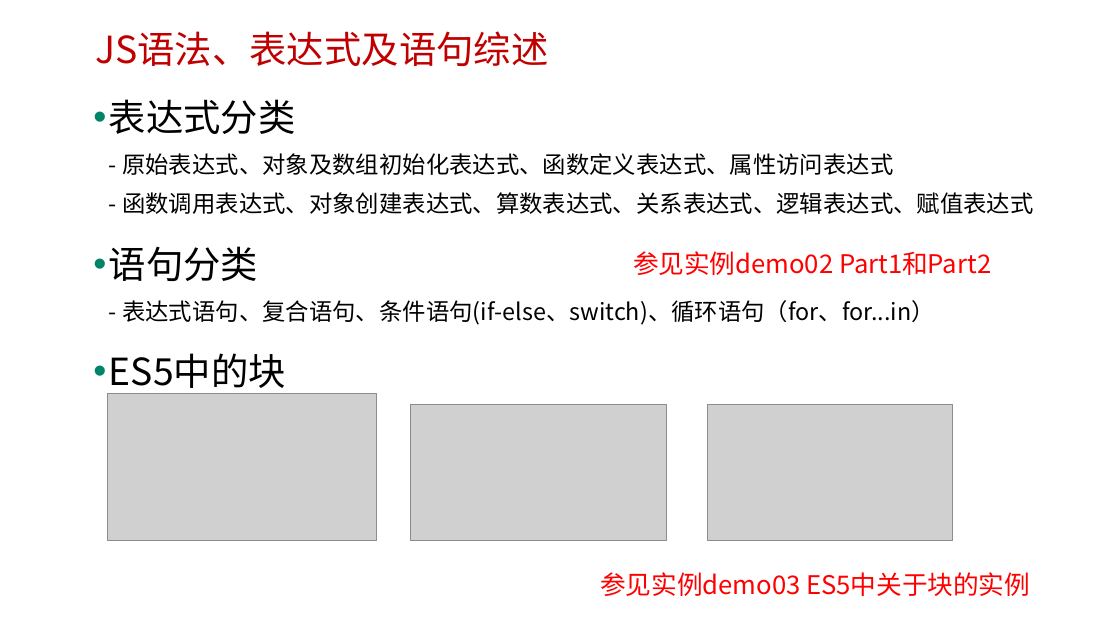
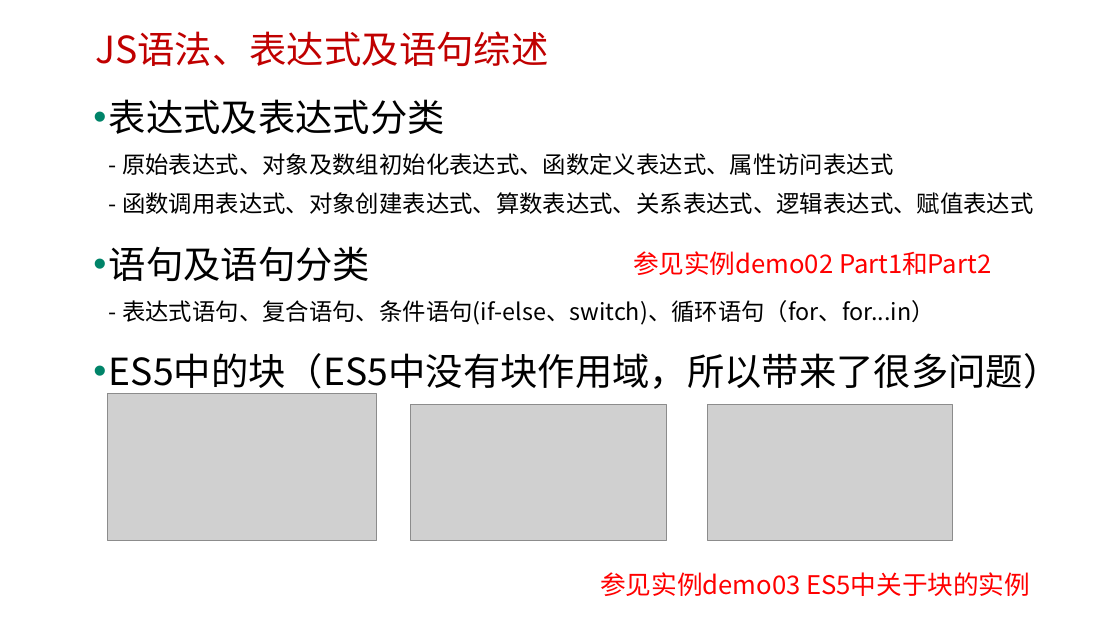
Before and after one commit to edu2act/course-javascript-advanced, a slide deck: slide 5 of 课程PPT/03.JavaScript语法、表达式及语句、运算符.pptx. Drawn at 1120x630 pixels with LibreOffice and Linux fonts; fonts in the diff are those of the drawing; grey boxes stand for pictures; background and template pictures are left out. Boxes give left, top, right and bottom in pixels: in the first picture for what was removed or moved away, otherwise in the second. Text is boxed around its words. In the diff, an @@ line names an element or a change of style, - is before the commit and + after.

```diff
--- a/课程PPT/03.JavaScript语法、表达式及语句、运算符.pptx
+++ b/课程PPT/03.JavaScript语法、表达式及语句、运算符.pptx
@@ text at <box>109,99,1061,395</box>: text changed @@
-• 表达式分类
-  - 原始表达式、对象及数组初始化表达式、函数定义表达式、属性访问表达式
-  - 函数调用表达式、对象创建表达式、算数表达式、关系表达式、逻辑表达式、赋值表达式
-• 语句分类
-  - 表达式语句、复合语句、条件语句(if-else、switch)、循环语句（for、for...in）
-• ES5中的块
+• 表达式及表达式分类
+  - 原始表达式、对象及数组初始化表达式、函数定义表达式、属性访问表达式
+  - 函数调用表达式、对象创建表达式、算数表达式、关系表达式、逻辑表达式、赋值表达式
+• 语句及语句分类
+  - 表达式语句、复合语句、条件语句(if-else、switch)、循环语句（for、for...in）
+• ES5中的块（ES5中没有块作用域，所以带来了很多问题）
```
Also in this commit, not shown: 10 other slides changed, 13 other files.
